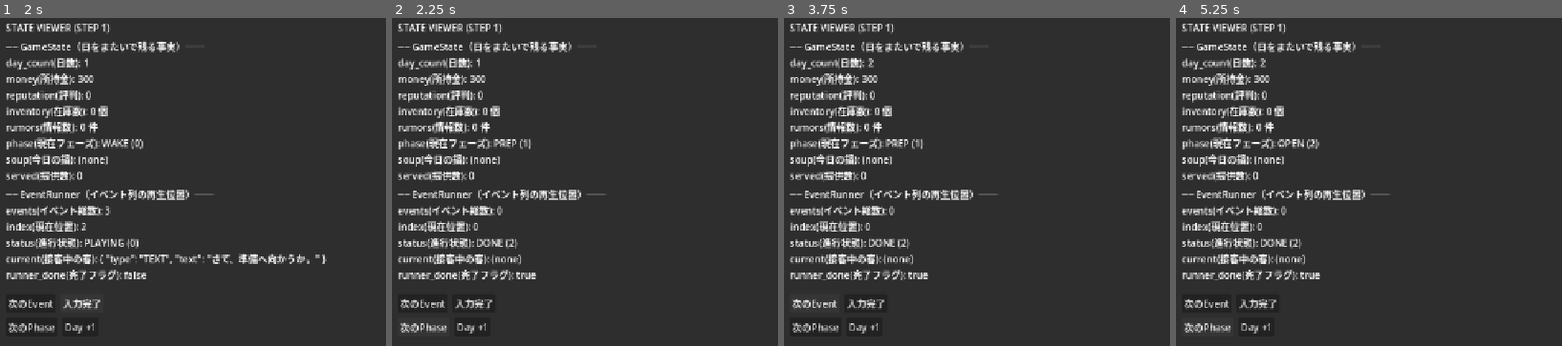
Above: before the commit, frames 1-4 (left to right).
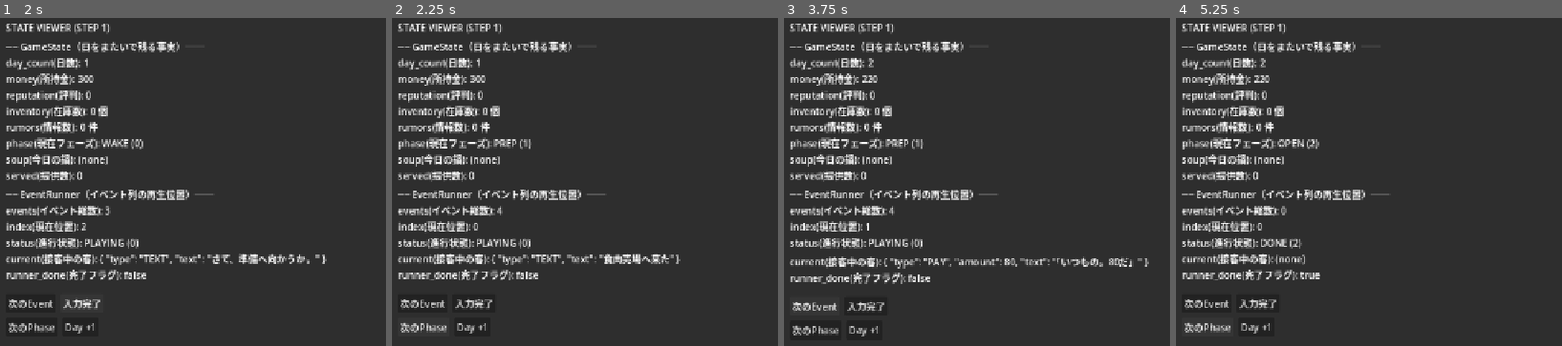
Above: after the commit, the same moments.

Repository: kimidorikame/Godot_Game01
Game: Godot game, scene res://scenes/debug_panel.tscn
Two runs of this game, one before a commit and one after it. Both use one fixed random seed, a clock stepped at 60 frames per second and the inputs below.
Inputs:
- Up to frame 1 (2 s): click "次のEvent" at 0.5 s; click "入力完了" at 1.25 s
- Up to frame 2 (2.25 s): click "次のPhase" at 2 s
- Up to frame 3 (3.75 s): click "Day +1" at 2.75 s; click "次のEvent" at 3.5 s
- Up to frame 4 (5.25 s): click "入力完了" at 4.25 s; click "次のPhase" at 5 s

Frame 1 is identical in both runs. In frame 2, 1.2% of the frame differs, in the area x 22-75%, y 57-80%; in frame 3, 3.4%, in the area x 1-95%, y 18-98%; in frame 4, less than 0.1%.

Commit message:
STEP 4: 最小 PREP（PAY / ADD_ITEM で money・inventory を動かす）
DESIGN.md 9章 STEP 4。TEXT / PAY / ADD_ITEM の並びだけで PREP を表現し、
DebugPanel で「入力 → 状態変化」が追える状態にする。

- day1_events.gd: prep_events() を追加（TEXT / PAY amount:80 /
  ADD_ITEM soup_base x1 / TEXT の4イベント。データのみ）
- game_state.gd: add_inventory(item, count) を追加（apply_money に対応する
  在庫の唯一の入口）
- debug_panel.gd:
  - _set_runner_for_phase に PREP 分岐を追加
  - [次のEvent] / [入力完了] を効果適用付きハンドラに差し替え
  - _apply_event(): type を見て PAY→apply_money(-amount) /
    ADD_ITEM→add_inventory へ振り分け。処理はデータ側に埋め込まない

EventRunner / flow_controller は変更なし（カーソルは素通し、効果反映は受け側）。
「PREP を飛ばせない」対応・水場 PAY・移動/仕込み演出は範囲外。

Co-Authored-By: Claude Sonnet 5 <noreply@anthropic.com>

Diff:
--- a/scripts/day1_events.gd
+++ b/scripts/day1_events.gd
@@ -6,7 +6,7 @@
 ## Event の中身はここに置く。処理（表示・入力待ち解除など）は
 ## EventRunner / DebugPanel 側で行い、ここには書かない。
 ##
-## STEP 3: WAKE のみ。PREP 以降はまだ作らない。
+## STEP 3: WAKE のみ。STEP 4: PREP を最小構成で追加。OPEN 以降はまだ作らない。
 
 static func wake_events() -> Array:
 	return [
@@ -14,3 +14,18 @@
 		{ "type": EventRunner.TYPE_WAIT_INPUT, "text": "スマホを見る。" },
 		{ "type": "TEXT", "text": "さて、準備へ向かうか。" },
 	]
+
+
+## PREP の最小構成（DESIGN.md 9章 STEP 4）。
+## 「PREP という巨大なコード」は作らず、TEXT / PAY / ADD_ITEM の並びだけで表現する。
+## ここはデータのみ。PAY の amount / ADD_ITEM の item・amount が「効果」を表し、
+## 実際の処理（apply_money / add_inventory）は受け側 = DebugPanel._apply_event が行う。
+## text は表示用でしかなく、状態は動かさない。
+## 移動・水汲み・水場の使用料・仕込み演出は STEP 4 の範囲外（ここには入れない）。
+static func prep_events() -> Array:
+	return [
+		{ "type": "TEXT", "text": "食肉売場へ来た" },
+		{ "type": "PAY", "amount": 80, "text": "「いつもの。80だ」" },
+		{ "type": "ADD_ITEM", "item": "soup_base", "amount": 1, "text": "骨と大根を受け取った" },
+		{ "type": "TEXT", "text": "さて、仕込むか" },
+	]
--- a/scripts/debug_panel.gd
+++ b/scripts/debug_panel.gd
@@ -20,15 +20,17 @@
 	# 以下は「どのボタン/シグナルが何を呼ぶか」の結線。処理内容は各ハンドラ側にある。
 	flow.phase_changed.connect(_on_phase_changed)      # フェーズが変わった → 表示を更新
 	flow.runner_updated.connect(_on_runner_updated)    # runner の再生位置が動いた → 表示を更新
-	# [次のEvent] = runner_advance:
-	#   PLAYING のときだけ index を1つ進める。WAITING_INPUT / DONE では何もしない。
-	#   つまり WAIT_INPUT の Event に当たったらこのボタンでは進めなくなる（＝確実に止まる）。
-	_btn_next_event.pressed.connect(flow.runner_advance)
-	# [入力完了] = runner_complete_input:
-	#   WAITING_INPUT を PLAYING に戻してから1つ進める。「入力待ちの解除」専用。
-	#   [次のEvent] との違い: あちらは止まっている列を動かせないが、こちらは
-	#   止まっている状態を解除したうえで先へ進める。PLAYING 中に押しても無効。
-	_btn_complete_input.pressed.connect(flow.runner_complete_input)
+	# [次のEvent] = _on_next_event_pressed:
+	#   flow.runner_advance() で PLAYING のときだけ index を1つ進める。
+	#   WAITING_INPUT / DONE では何もしない（＝WAIT_INPUT で確実に止まる）。
+	#   STEP 4: 進んだ先の Event が PAY / ADD_ITEM なら、その効果をここで GameState に反映する。
+	_btn_next_event.pressed.connect(_on_next_event_pressed)
+	# [入力完了] = _on_complete_input_pressed:
+	#   flow.runner_complete_input() で WAITING_INPUT を PLAYING に戻してから1つ進める。
+	#   「入力待ちの解除」専用。[次のEvent] との違い: あちらは止まっている列を動かせないが、
+	#   こちらは解除したうえで先へ進める。PLAYING 中に押しても無効。
+	#   STEP 4: 進んだ先の Event の効果反映は [次のEvent] と同じ扱い。
+	_btn_complete_input.pressed.connect(_on_complete_input_pressed)
 	_btn_next_phase.pressed.connect(flow.advance_phase)  # [次のPhase] = 上位フェーズを一方向に1つ進める
 	_btn_day_plus.pressed.connect(_on_day_plus_pressed)  # [Day+] = 日数だけ +1（デバッグ用）
 
@@ -41,12 +43,57 @@
 
 
 ## フェーズごとの Event 列を runner に差し込む。
-## STEP 3: WAKE のみ Day1Events.wake_events()。それ以外は空（未実装のSTEP待ち）。
+## STEP 3: WAKE / STEP 4: PREP。OPEN 以降は未実装なので空のまま（フェーズだけ進む）。
+## 新フェーズを実装するときは、ここに elif を1本足して対応する events を返す。
 func _set_runner_for_phase(phase: int) -> void:
 	var events: Array = []
 	if phase == GameState.Phase.WAKE:
 		events = Day1Events.wake_events()
+	elif phase == GameState.Phase.PREP:
+		events = Day1Events.prep_events()
 	flow.set_runner(events)
+
+
+## [次のEvent] のハンドラ。runner を1つ進め、新しく current になった Event の効果を受ける。
+## 「Event はデータ / 処理は受け側」（DESIGN.md 確定事項）の "受け側" がここ。
+## EventRunner はカーソルを動かすだけで、PAY / ADD_ITEM の反映は一切しない。
+func _on_next_event_pressed() -> void:
+	if flow.runner == null:
+		return
+	var before: int = flow.runner.index
+	flow.runner_advance()
+	# index が動いたときだけ適用（WAITING_INPUT で空振りした場合などは二重適用しない）。
+	if flow.runner.index != before:
+		_apply_event(flow.runner.current())
+	_refresh()
+
+
+## [入力完了] のハンドラ。入力待ちを解除して1つ進め、[次のEvent] と同じく新 current を適用。
+func _on_complete_input_pressed() -> void:
+	if flow.runner == null:
+		return
+	var before: int = flow.runner.index
+	flow.runner_complete_input()
+	if flow.runner.index != before:
+		_apply_event(flow.runner.current())
+	_refresh()
+
+
+## Event（データ）を1つ受けて、その効果を GameState に反映する「受け側」の本体。
+## type を見て振り分けるだけ。処理はデータ側に持たせない（DESIGN.md 確定事項）。
+##   PAY      … { amount } を apply_money(-amount) に渡す（支払い）
+##   ADD_ITEM … { item, amount } を add_inventory(item, amount) に渡す
+##   TEXT / WAIT_INPUT … 表示だけ。状態は動かさないので何もしない
+## 注意: index 0 の Event は「乗る前進」が無いので適用されない。Day1 の WAKE / PREP は
+## どちらも先頭が TEXT なので実害なし（先頭に効果付き Event を置くならここの見直しが要る）。
+func _apply_event(ev) -> void:
+	if not (ev is Dictionary):
+		return
+	match ev.get("type", ""):
+		"PAY":
+			GameState.apply_money(-int(ev.get("amount", 0)))
+		"ADD_ITEM":
+			GameState.add_inventory(ev.get("item", ""), int(ev.get("amount", 1)))
 
 
 func _on_runner_updated() -> void:
--- a/scripts/game_state.gd
+++ b/scripts/game_state.gd
@@ -57,6 +57,15 @@
 	money += delta
 
 
+## 在庫に item を count 個足す入口。ADD_ITEM Event を受けた側から呼ぶ。
+## apply_money と同じく「在庫をいじる唯一の入口」を用意し、受け側から
+## inventory 配列を直接触らせない。中身は今は id 文字列。Ingredient 型が
+## 定義されたらここと表示側だけ差し替えれば済む。
+func add_inventory(item, count: int = 1) -> void:
+	for _i in count:
+		inventory.append(item)
+
+
 ## 提供実績を1件記録する。REACT で売上が確定したときに呼ぶ。
 func record_served(record) -> void:
 	served.append(record)
